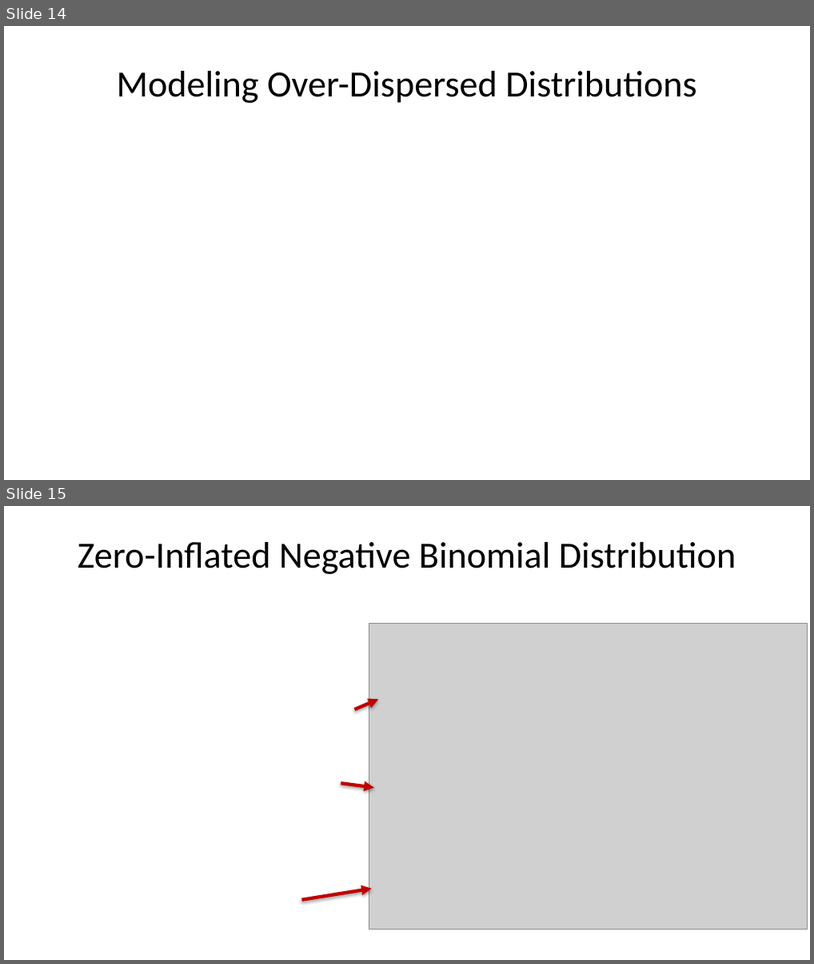
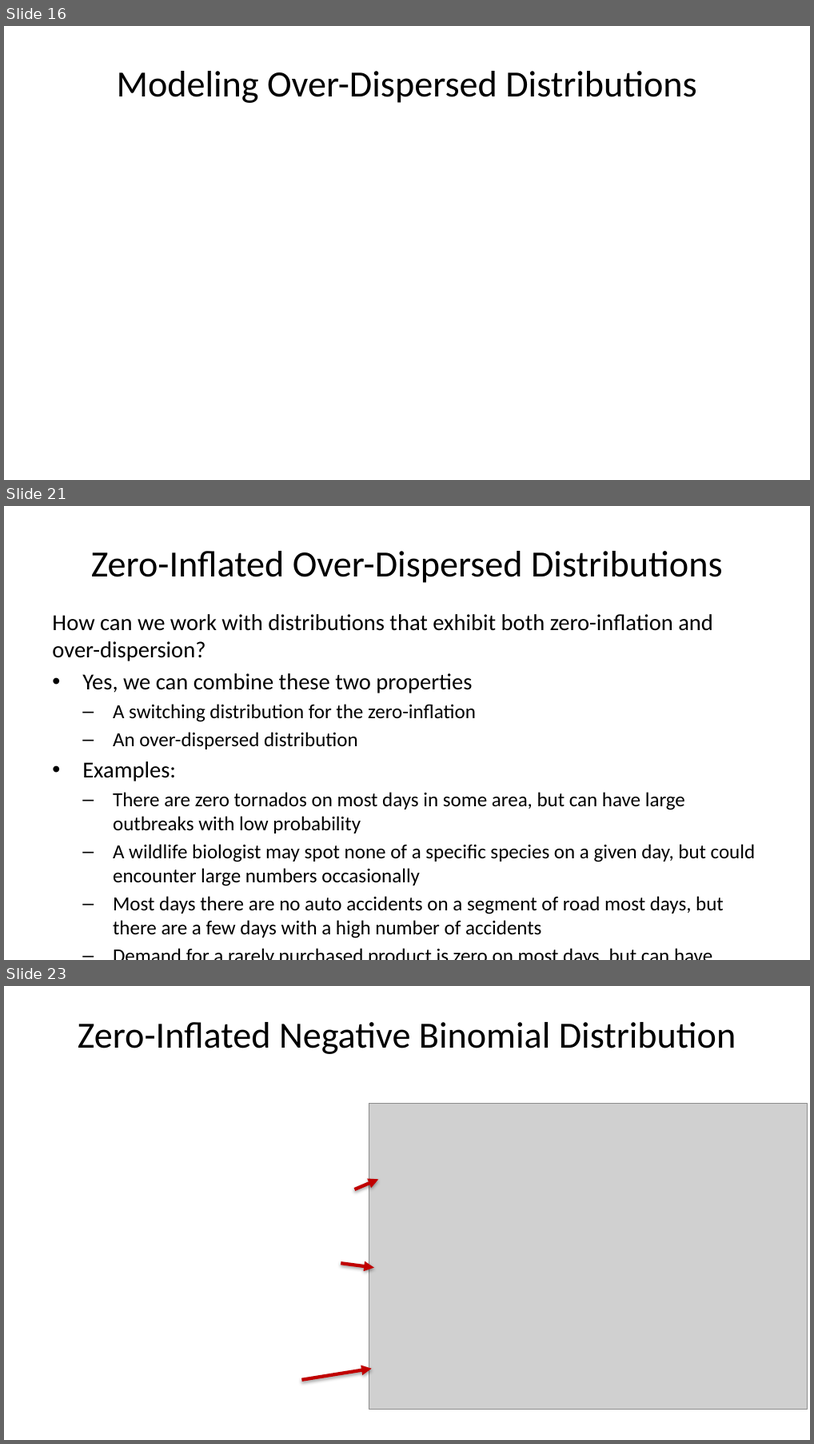
Before and after one commit to StephenElston/CSCI-E-83, a slide deck: LectureSlides/10b_ModelsFor OutliersAndOverdispersion.pptx. Shown one above the other, each under a label of ours: slides 14 and 15 before the commit, slides 16, 21 and 23 after it; the slides between them are not shown. The pictures are 814x964 and 814x1444 pixels, drawn with LibreOffice and Linux fonts; fonts in the diff are those of the drawing; grey boxes stand for pictures. Boxes give left, top, right and bottom in pixels: in the first picture for what was removed or moved away, otherwise in the second. Text is boxed around its words. In the diff, an @@ line names an element or a change of style, - is before the commit and + after.

Commit message:
Added material on negative binomial distribution to deck

```diff
--- a/LectureSlides/10b_ModelsFor OutliersAndOverdispersion.pptx
+++ b/LectureSlides/10b_ModelsFor OutliersAndOverdispersion.pptx
@@ slide 21 added at (4, 506, 810, 960), background #FFFFFF @@
@@ title added at (91, 551, 723, 583), 33 pt, text #000000 @@
+Zero-Inflated Over-Dispersed Distributions
@@ text added at (52, 614, 756, 938), 17.9 pt, text #000000 @@
+How can we work with distributions that exhibit both zero-inflation and over-dispersion?
+• Yes, we can combine these two properties
+  – A switching distribution for the zero-inflation
+  – An over-dispersed distribution
+• Examples:
+  – There are zero tornados on most days in some area, but can have large outbreaks with low probability
+  – A wildlife biologist may spot none of a specific species on a given day, but could encounter large numbers occasionally
+  – Most days there are no auto accidents on a segment of road most days, but there are a few days with a high number of accidents
+  – Demand for a rarely purchased product is zero on most days, but can have spikes in demand
@@ what was slide 14 is now slide 16 @@
@@ what was slide 15 is now slide 23 @@
```
Also in this commit, not shown: 6 slides changed, 10 other slides added, 2 slides removed.
